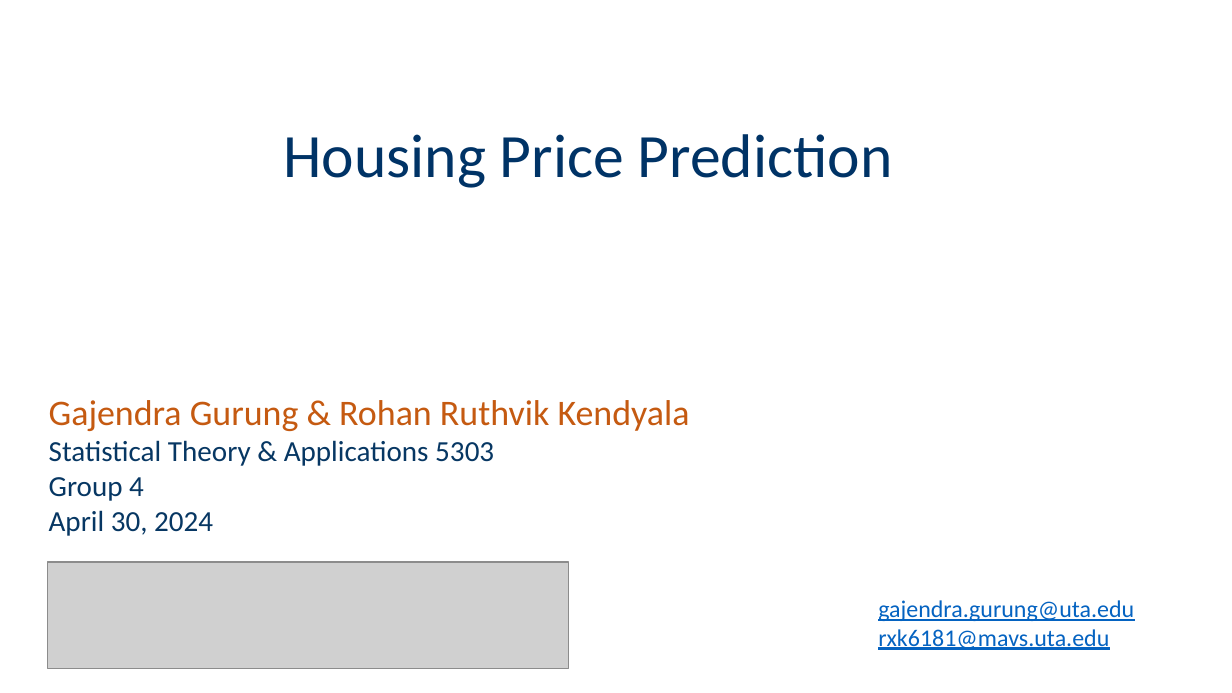
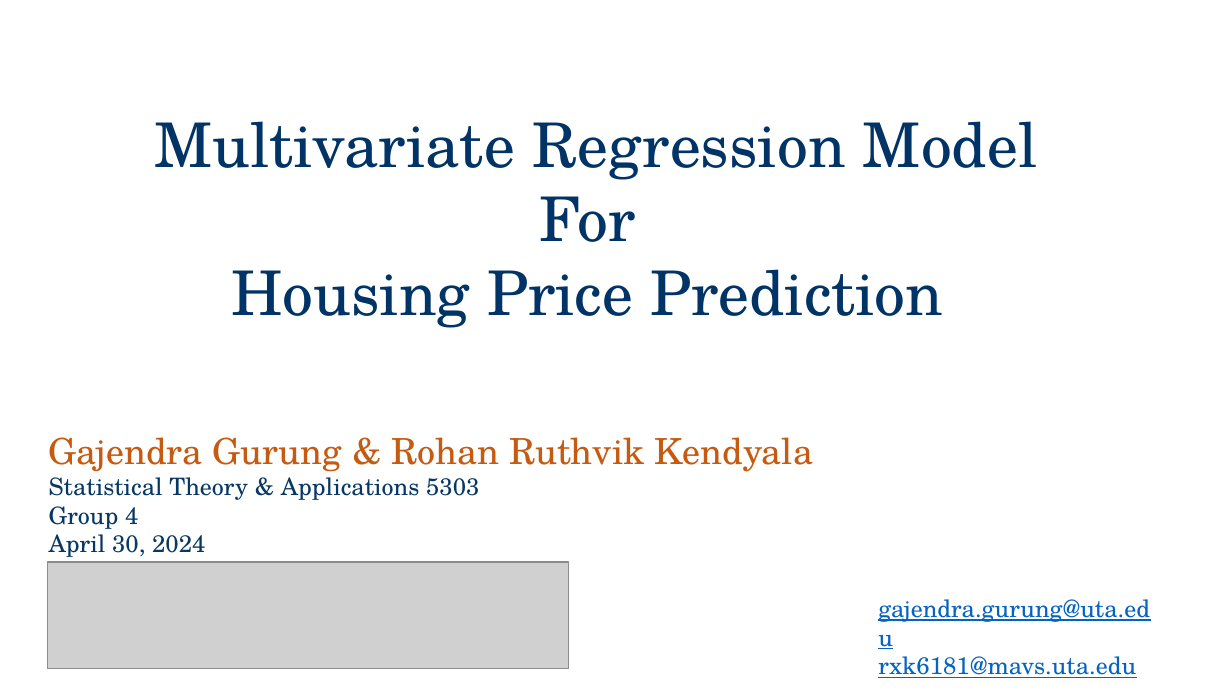
Before and after one commit to gajjugrg/asds_final, a slide deck: slide 1 of Group4_5303.pptx. Drawn at 1232x693 pixels with LibreOffice and Linux fonts; fonts in the diff are those of the drawing; grey boxes stand for pictures. Boxes give left, top, right and bottom in pixels: in the first picture for what was removed or moved away, otherwise in the second. Text is boxed around its words. In the diff, an @@ line names an element or a change of style, - is before the commit and + after.

```diff
--- a/Group4_5303.pptx
+++ b/Group4_5303.pptx
@@ text "Multivariate Regression Model For" moved from (x1=283, y1=134, x2=893, y2=188) to (x1=154, y1=121, x2=1038, y2=328) @@
@@ text at (x1=154, y1=121, x2=1038, y2=242): paragraph added @@
+Multivariate Regression Model For
@@ text at (x1=232, y1=269, x2=943, y2=328): font Calibri to TeX Gyre Schola in "Housing Price Prediction" @@
@@ text "Gajendra Gurung & Rohan Ruthvik ..." moved from (x1=49, y1=400, x2=690, y2=536) to (x1=49, y1=437, x2=813, y2=557) @@
@@ text "Gajendra Gurung & Rohan Ruthvik ..." at (x1=49, y1=437, x2=813, y2=557): font Calibri to TeX Gyre Schola; size 17 to 14 pt in "Statistical Theory & Applications 5303", "Group 4", "April 30, 2024" @@
@@ text "gajendra.gurung@uta.edu" at (x1=878, y1=599, x2=1150, y2=678): font Calibri to TeX Gyre Schola @@
```
Also in this commit, not shown: 2 other slides changed, 9 slides added, 4 slides removed, 30 other files.
